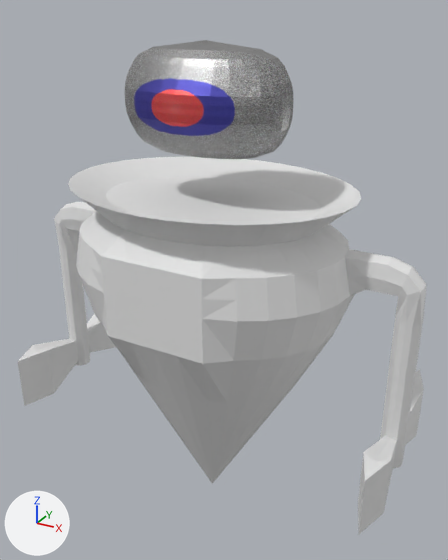
What one commit did to the Blender file models/Enemy1/enemy.blend.
Before and after are seen from a 50 mm camera at (1.75, -2.98, 2.15) aimed at (0.07, 0.06, 0.63). Lighting does not change. The marker at lower left points along +X, +Y and +Z. The older version comes first.

In view in the first picture: 'Body', 'Head'.
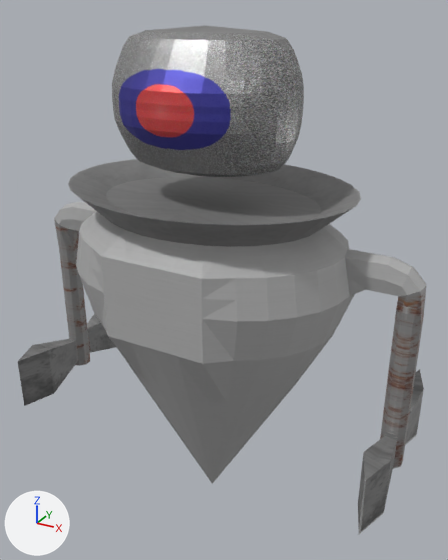
The change, as a list of edits to the scene's bpy script:
```text
Add img_body_texture_png:
    img_body_texture_png = load_image('Body_texture.png', 'Body_texture.png', 1024, 1024, 'sRGB')
Add mat_body:
    mat_body = principled_material('Body')
    mat_body.texture = img_body_texture_png
Change me_cone:
    where me_cone.from_pydata(...)  # 427 vertices, 850 faces; spans x -1.25..1.25, y -0.68..0.67, z -0.73..1.43
    add me_cone.materials.append(mat_body)  # picture img_body_texture_png
Change me_cone_002:
    used by ob_head; location = (0.0, 0.0, 1.685); rotation_euler = (3.142, 0.0, 0.0), in degrees (180, 0, 0); scale = (0.592, 1.02, 0.819)
    remove me_cone_002.from_pydata(...)  # 482 vertices, 512 faces; spans x -0.83..0.83, y -0.3..0.3, z -0.37..0.37
    add me_cone_002.from_pydata(...)  # 482 vertices, 512 faces; spans x -0.9..0.9, y -0.42..0.42, z -0.46..0.46
    me_cone_002 part 1: 482 of 482 vertices moved; they spanned x -0.83..0.83, y -0.3..0.3, z -0.37..0.37 and now span x -0.9..0.9, y -0.42..0.42, z -0.46..0.46; mean shift (0.0, 0.0, 0.0)
```

Where the change shows, as pixel boxes (x1, y1, x2, y2) in the pictures (448 x 560 px):
'Body', recoloured (white to grey)
    both: (18, 159, 426, 534)
'Head', reshaped (14% wider, 27% taller)
    before: (125, 40, 294, 159)
    after: (112, 25, 304, 177)
